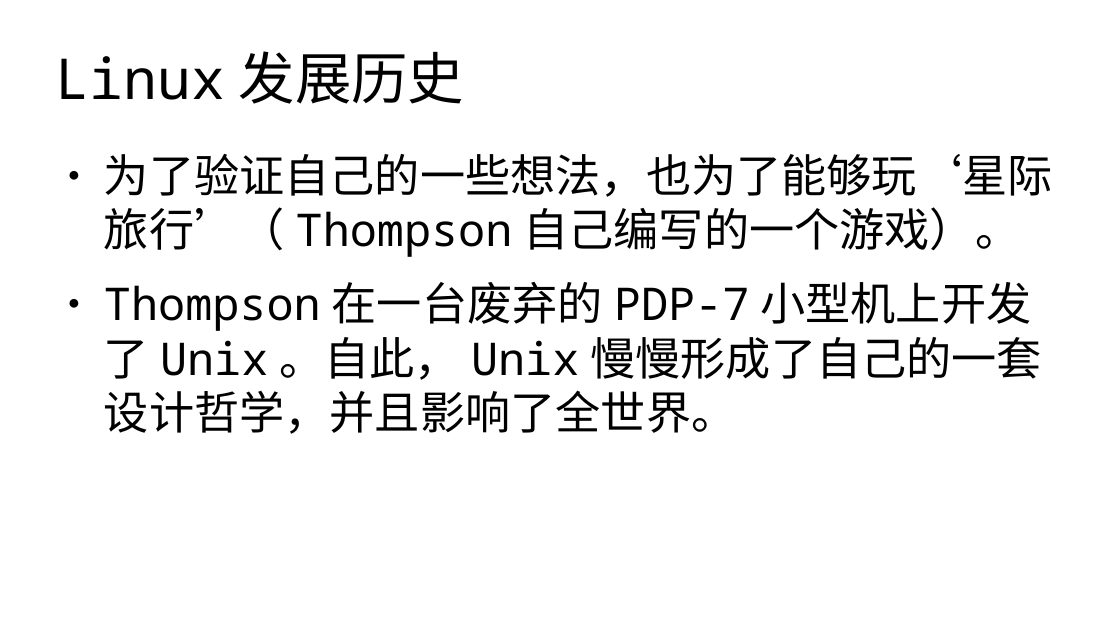
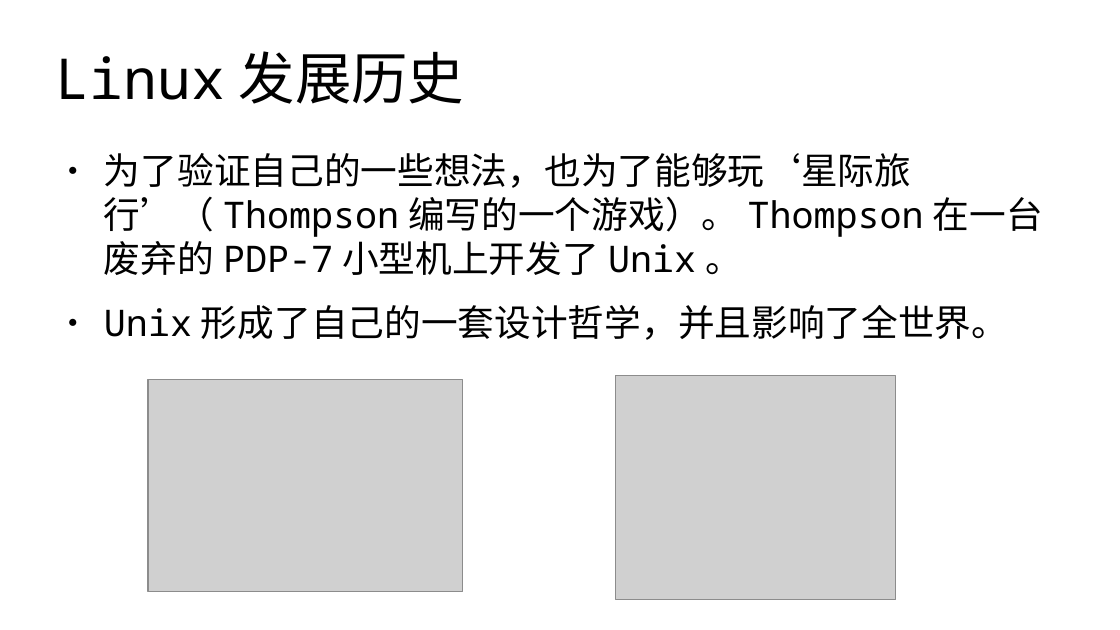
Before and after one commit to master-genius/linux-system, a slide deck: slide 7 of materials/slides/ch01-Linux-history.odp. Drawn at 1120x630 pixels with LibreOffice and Linux fonts; fonts in the diff are those of the drawing; grey boxes stand for pictures. Boxes give left, top, right and bottom in pixels: in the first picture for what was removed or moved away, otherwise in the second. Text is boxed around its words. In the diff, an @@ line names an element or a change of style, - is before the commit and + after.

```diff
--- a/materials/slides/ch01-Linux-history.odp
+++ b/materials/slides/ch01-Linux-history.odp
@@ text at (104, 153, 1008, 340): text changed; size 32 to 26 pt @@
-● 为了验证自己的一些想法，也为了能够玩‘星际旅行’（Thompson自己编写的一个游戏）。
-● Thompson在一台废弃的PDP-7小型机上开发了Unix。自此，Unix慢慢形成了自己的一套设计哲学，并且影响了全世界。
+● 为了验证自己的一些想法，也为了能够玩‘星际旅行’（Thompson编写的一个游戏）。Thompson在一台废弃的PDP-7小型机上开发了Unix。
+● Unix形成了自己的一套设计哲学，并且影响了全世界。
@@ picture added at (148, 380, 463, 593) @@
@@ picture added at (616, 376, 895, 600) @@
```
Also in this commit, not shown: 29 other slides changed, 16 other files.
